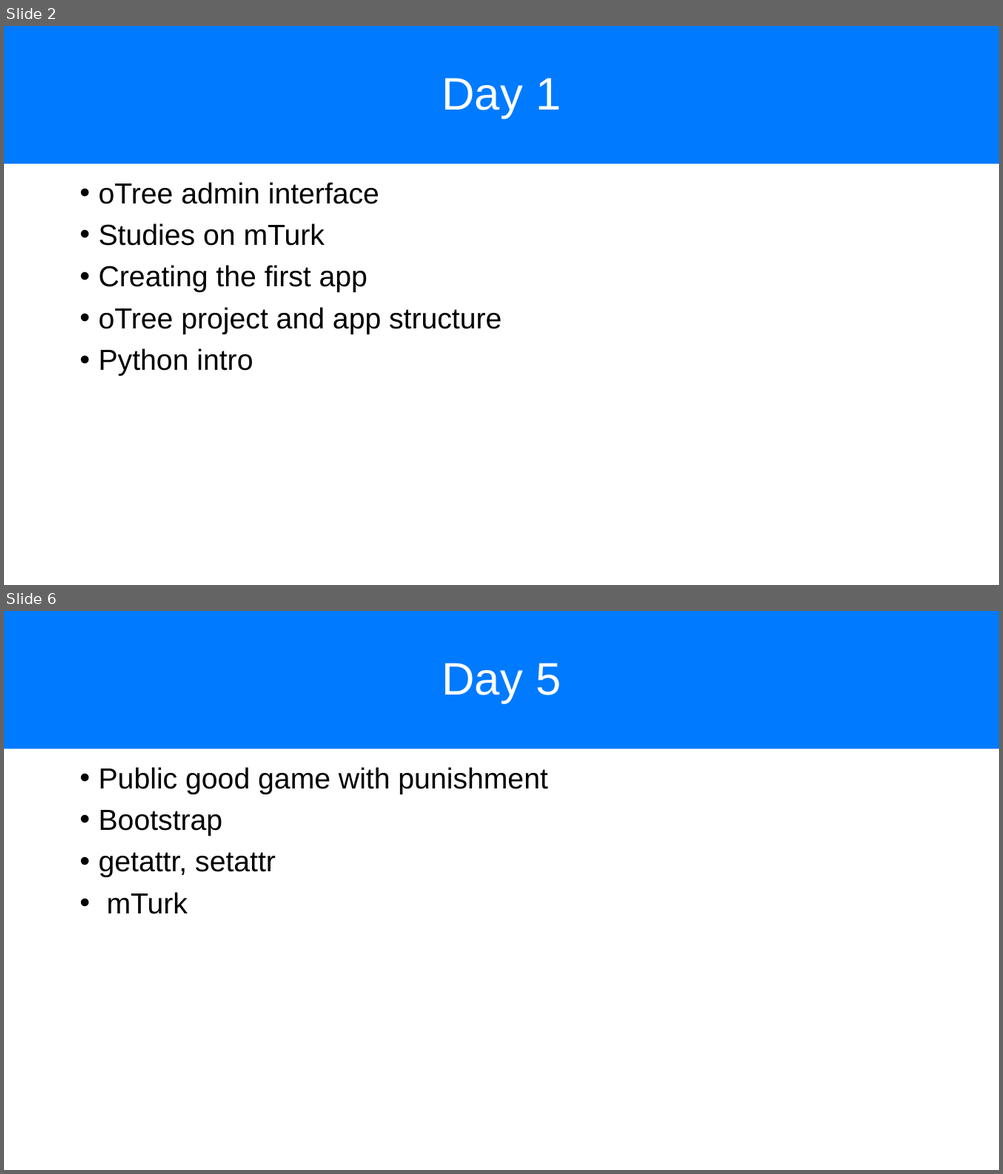
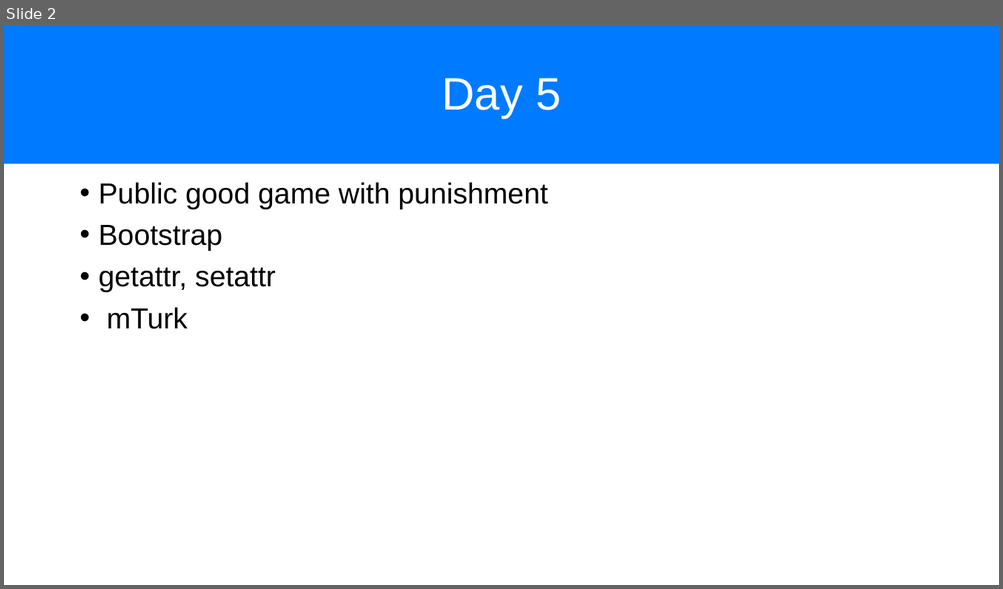
Before and after one commit to chapkovski/uncertainty-summer-school, a slide deck: presentations/frankfurt_july_2019 day5.pptx. Shown one above the other, each under a label of ours: slides 2 and 6 before the commit, slide 2 after it; the slides between them are not shown. The pictures are 1003x1174 and 1003x589 pixels, drawn with LibreOffice and Linux fonts; fonts in the diff are those of the drawing. Boxes give left, top, right and bottom in pixels: in the first picture for what was removed or moved away, otherwise in the second. Text is boxed around its words. In the diff, an @@ line names an element or a change of style, - is before the commit and + after.

```diff
--- a/presentations/frankfurt_july_2019 day5.pptx
+++ b/presentations/frankfurt_july_2019 day5.pptx
@@ slide 2 removed at box(4, 26, 999, 585), background #FFFFFF @@
@@ title removed at box(4, 26, 999, 164) @@
-Day 1
@@ text removed at box(99, 182, 501, 376) @@
-• oTree admin interface
-• Studies on mTurk
-• Creating the first app
-• oTree project and app structure
-• Python intro
@@ what was slide 6 is now slide 2 @@
```
Also in this commit, not shown: 1 slide changed, 42 other slides removed, 4 other files.
